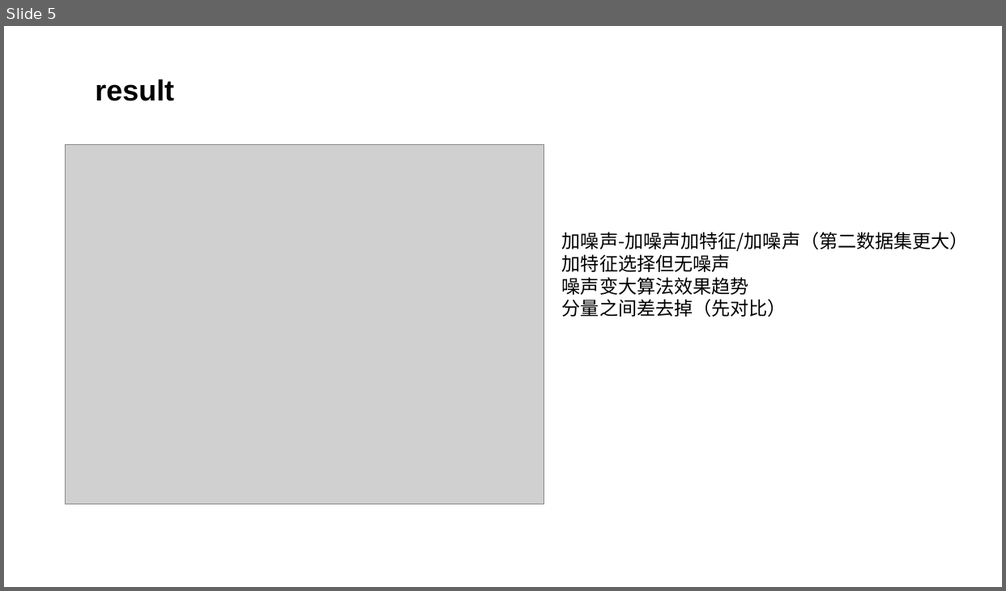
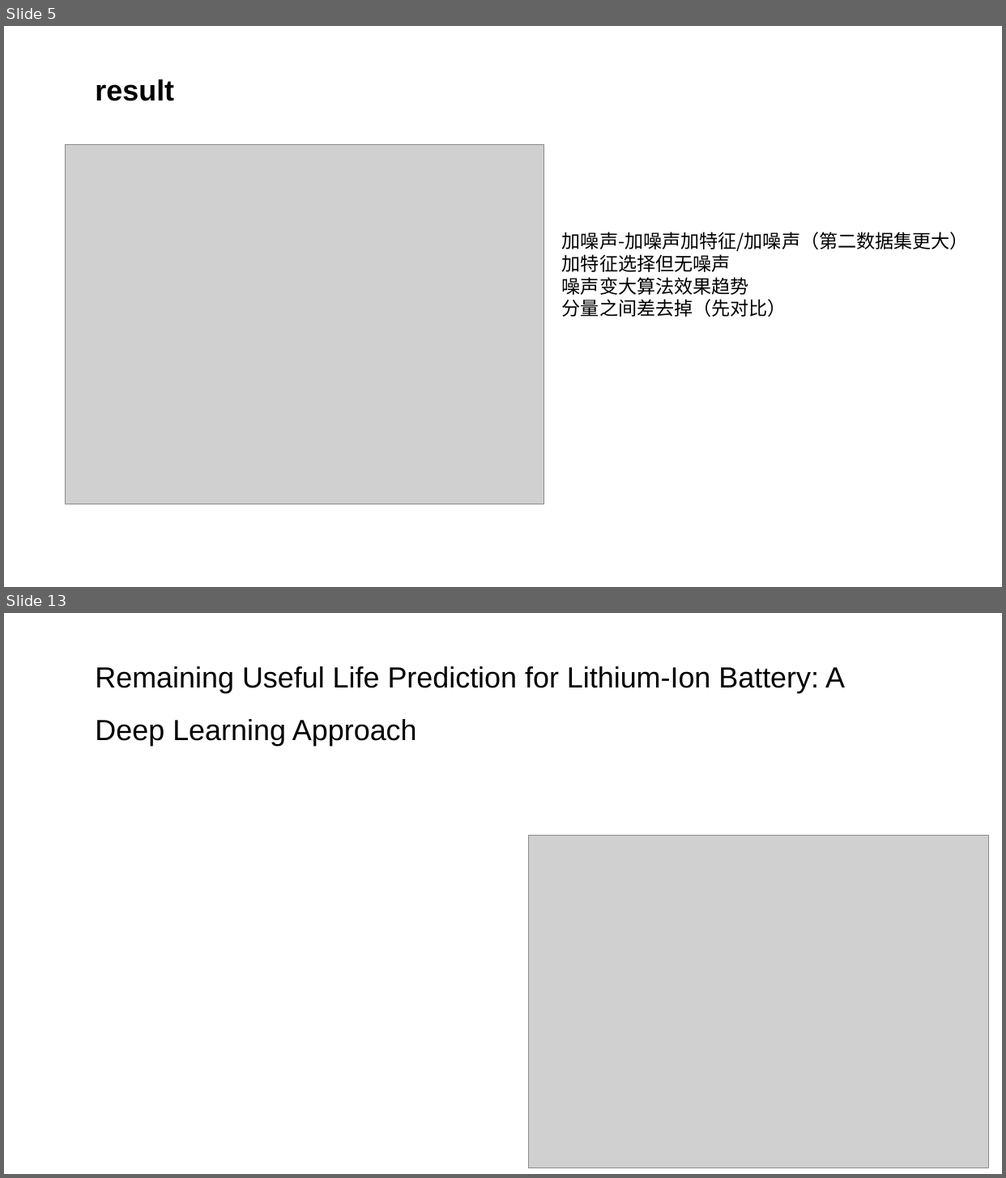
Before and after one commit to lucking666/sys, a slide deck: 卢老师论文汇报/1122汇报 .pptx. Shown one above the other, each under a label of ours: slide 5 before the commit, slides 5 and 13 after it; the slides between them are not shown. The pictures are 1006x591 and 1006x1178 pixels, drawn with LibreOffice and Linux fonts; fonts in the diff are those of the drawing; grey boxes stand for pictures. Boxes give left, top, right and bottom in pixels: in the first picture for what was removed or moved away, otherwise in the second. Text is boxed around its words. In the diff, an @@ line names an element or a change of style, - is before the commit and + after.

```diff
--- a/卢老师论文汇报/1122汇报 .pptx
+++ b/卢老师论文汇报/1122汇报 .pptx
@@ slide 13 added at <box>4,613,1002,1174</box>, background #FFFFFF @@
@@ text added at <box>95,666,845,746</box>, 28 pt, text #000000 @@
+Remaining Useful Life Prediction for Lithium-Ion Battery: A Deep Learning Approach
@@ picture added at <box>529,835,989,1169</box> @@
```
Also in this commit, not shown: 1 slide changed, 12 other slides added, 6 other files.
